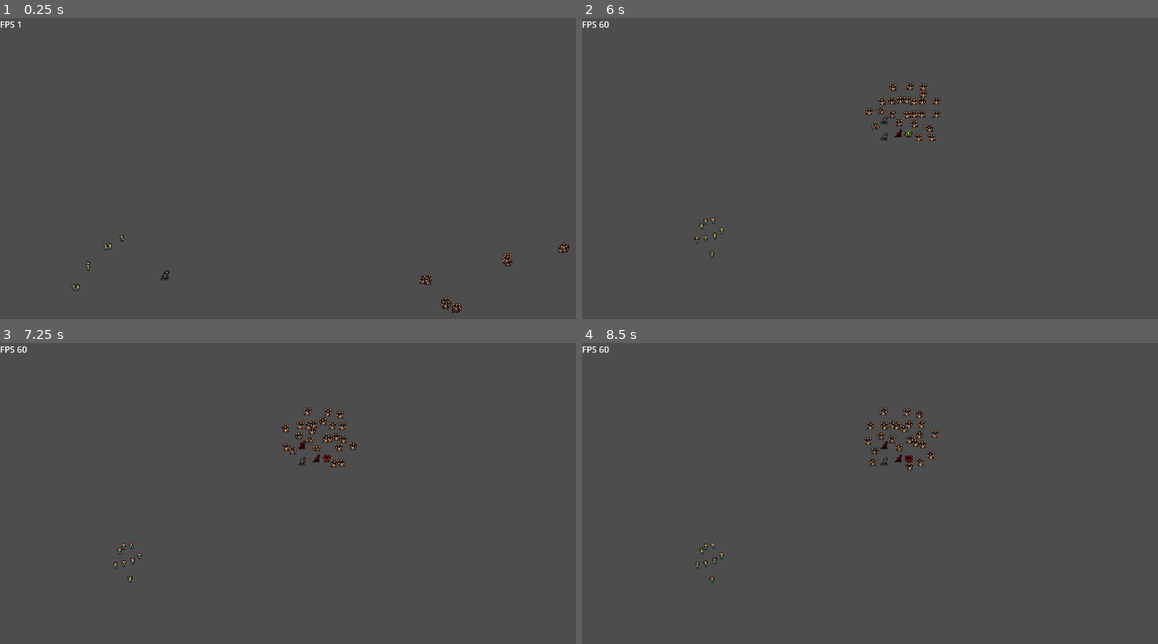
Above: before the commit, frames 1-4 (two rows, left to right).
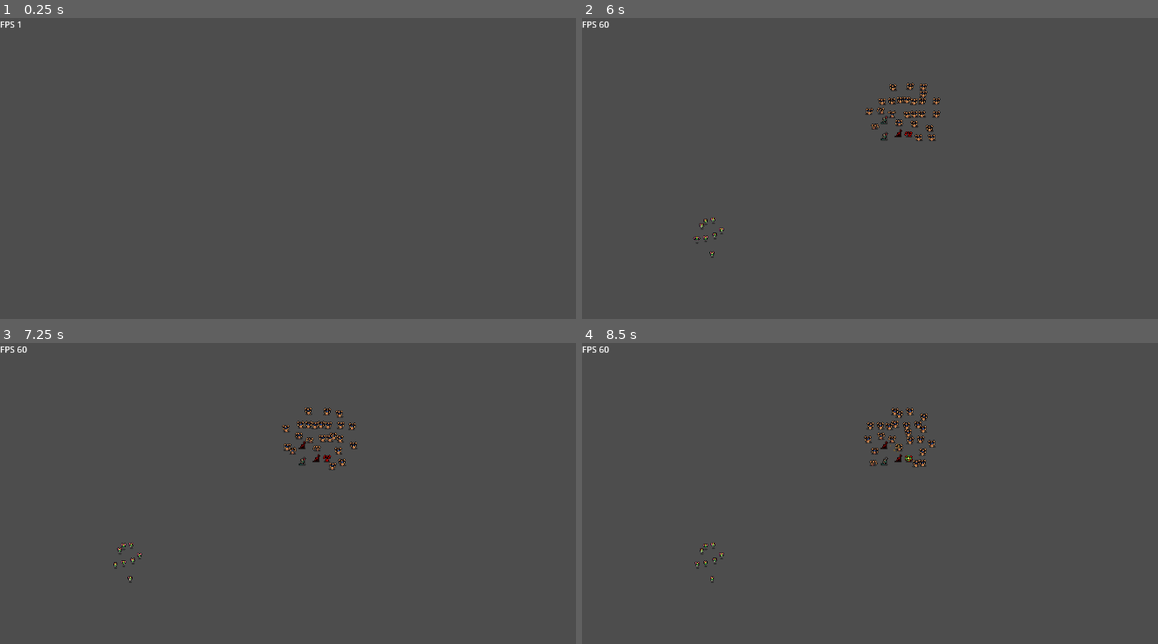
Above: after the commit, the same moments.

Repository: Snayff/nqp3
Game: Godot game, scene res://scenes/stages/combat/stage_combat.tscn
Two runs of this game, one before a commit and one after it. Both use one fixed random seed, a clock stepped at 60 frames per second and the inputs below.
Inputs:
- Up to frame 1 (0.25 s): no input
- Up to frame 2 (6 s): tap Enter at 0.5 s; hold D (move_right) 0.53-1.28 s; hold S (move_down) 1.28-2.03 s; hold D (move_right) 2.03-2.78 s; hold W (move_up) 2.78-3.53 s; hold A (move_left) 3.53-5.03 s; hold S (move_down) 5.03-5.78 s; hold D (move_right) from 5.78 s (still down)
- Up to frame 3 (7.25 s): release D (move_right) at 6.53 s; hold W (move_up) from 6.53 s (still down)
- Up to frame 4 (8.5 s): release W (move_up) at 7.28 s; hold D (move_right) 7.28-8.03 s; hold S (move_down) from 8.03 s (still down)

The runs differ from the first frame. In frame 1, 0.4% of the frame differs, in the area x 12-99%, y 72-98%; in frame 2, less than 0.1%; in frame 3, 0.6%; in frame 4, 0.8%, in the area x 22-62%, y 21-79%.

Commit message:
feature/state_machine (#38)
* added framework for state machine

* added uid to state machine, renamed build methods to create in factory

* cleaned up structure and added node names

* Finish refactor on Actor's StateMachine (#37)

* fix error messages on editor

* disable player actor temporarily

* move states logic from actor to respective states

* prevent health_depleted signal emitting multiple times

* fix runtime error about target_finder signal connection

---------

Co-authored-by: Daniel Queiroz Porto <danielvandalk@gmail.com>

Diff:
--- a/scenes/components/target_finder/target_finder.gd
+++ b/scenes/components/target_finder/target_finder.gd
@@ -42,4 +42,4 @@
 	# set timer to revert to previous visibility
 	if duration != 0:
 		visibility_timer.start(duration)
-		visibility_timer.timeout.connect(set_visibility, original_state)
+		visibility_timer.timeout.connect(set_visibility.bind(original_state), CONNECT_ONE_SHOT)
--- a/scenes/entities/actor/actor.gd
+++ b/scenes/entities/actor/actor.gd
@@ -47,6 +47,8 @@
 var actions : ActorActions
 ## active status effects
 var status_effects : ActorStatusEffects
+## state machine that controls current state
+var state_machine : StateMachine
 
 ######### FUNCTIONAL ATTRIBUTES ###############
 
@@ -140,120 +142,15 @@
 
 	actions.attacked.connect(_on_attack)
 
-	_cast_timer.timeout.connect(_on_cast_completed)
-
 	# link component signals
 	status_effects.stat_modifier_added.connect(stats.add_modifier)
 	status_effects.stat_modifier_removed.connect(stats.remove_modifier)
 
-	# connect to node signals
-	animated_sprite.animation_finished.connect(_on_animation_completed)
-	animated_sprite.animation_looped.connect(_on_animation_completed)
-
 ########## MAIN LOOP ##########
 
 func _physics_process(delta) -> void:
-
 	if is_in_group("alive"):
-		update_state()
-		process_current_state()
-
-########## STATE #############
-
-## update the current state
-func update_state() -> void:
-	# dont change state if dead
-	if _state == Constants.ActorState.DEAD:
-		return
-
-	## if we have no attack primed then get one
-	if attack_to_cast == null:
-		attack_to_cast = actions.get_random_attack()
-
-		# get new target
-		if attack_to_cast != null:
-			_attempt_target_refresh(attack_to_cast.target_type, attack_to_cast.target_preferences)
-		else:
-			_attempt_target_refresh()
-
-	# has no target, go idle
-	if _target == null:
-		if _state != Constants.ActorState.MOVING:
-			change_state(Constants.ActorState.IDLING)
-		return
-
-	# we have target, but do we have an attack
-	if attack_to_cast == null:
-		if _state != Constants.ActorState.MOVING:
-			change_state(Constants.ActorState.IDLING)
-		return
-
-	# we have target and attack so cast if in range, else move closer
-	_navigation_agent.target_position = _target.global_position
-	var in_attack_range : bool = _navigation_agent.distance_to_target() <= attack_to_cast.range
-	if in_attack_range and has_ready_attack:
-		# set target pos to current pos to stop moving
-		_navigation_agent.target_position = global_position
-
-		# if not yet attacking or casting, cast
-		if _state != Constants.ActorState.ATTACKING and _state != Constants.ActorState.CASTING:
-			change_state(Constants.ActorState.CASTING)  #  attack is triggered after cast
-
-	# has target but not in range, move towards target
-	elif not in_attack_range and has_ready_attack:
-		if _state != Constants.ActorState.MOVING:
-			change_state(Constants.ActorState.MOVING)
-
-	else:
-		change_state(Constants.ActorState.IDLING)
-
-
-## change to new state, trigger transition action
-## actions will trigger after animation
-func change_state(new_state: Constants.ActorState) -> void:
-	_previous_state = _state
-	_state = new_state
-
-	match _state:
-		Constants.ActorState.IDLING:
-			animated_sprite.play("idle")
-
-		Constants.ActorState.CASTING:
-			animated_sprite.play("cast")
-
-			# trigger cast timer
-			_cast_timer.start(attack_to_cast.cast_time)
-
-		Constants.ActorState.ATTACKING:
-			animated_sprite.play("attack")
-
-		Constants.ActorState.MOVING:
-			animated_sprite.play("walk")
-
-		Constants.ActorState.DEAD:
-			animated_sprite.play("death")
-
-	# print(debug_name + " currently playing " + animated_sprite.animation + " animation.")
-
-
-## process the current state, e.g. moving if in MOVING
-func process_current_state() -> void:
-	match _state:
-		Constants.ActorState.IDLING:
-			pass
-
-		Constants.ActorState.CASTING:
-			pass
-
-		Constants.ActorState.ATTACKING:
-			pass
-
-		Constants.ActorState.MOVING:
-			move_towards_target()
-			_refresh_facing()
-
-		Constants.ActorState.DEAD:
-			pass
+		state_machine.update_state()
 
 ######### ACTIONS ############
 
@@ -324,29 +221,6 @@
 
 ############ REACTIONS ###########
 
-## act out result of animations completion
-func _on_animation_completed() -> void:
-	match _state:
-		Constants.ActorState.IDLING:
-			# just keep idling
-			pass
-
-		Constants.ActorState.CASTING:
-			# casting will time out and move to next state
-			pass
-
-		Constants.ActorState.ATTACKING:
-			attack()
-
-		Constants.ActorState.MOVING:
-			# walking not dependant on anim completion
-			pass
-
-		Constants.ActorState.DEAD:
-			# FIXME: we're never hitting this. dont seem to ever enter death anim
-			die()
-
-
 ## on health <= 0; trigger death
 ##
 ## signal emitted by stats
@@ -354,7 +228,7 @@
 	# immediately remove targetable, dont wait for animation to finish
 	is_active = false
 	is_targetable = false
-	change_state(Constants.ActorState.DEAD)
+	state_machine.change_state(Constants.ActorState.DEAD)
 
 
 func _on_hit_received(attacker: Actor) -> void:
@@ -380,10 +254,6 @@
 	var exhaustion = Exhaustion.new(self)
 	status_effects.add_status_effect(exhaustion)
 
-
-# on _cast_timer reaching 0; transition to attack
-func _on_cast_completed() -> void:
-	change_state(Constants.ActorState.ATTACKING)
 
 ########### REFRESHES #############
 
@@ -432,7 +302,7 @@
 	if velocity.x < 0:
 		self._facing = Constants.Direction.LEFT
 		animated_sprite.flip_h = true
-	else:
+	elif velocity.x > 0:
 		self._facing = Constants.Direction.RIGHT
 		animated_sprite.flip_h = false
 
--- a/scenes/entities/actor/player_actor.gd
+++ b/scenes/entities/actor/player_actor.gd
@@ -3,51 +3,51 @@
 var _move_direction := Vector2.ZERO
 
 
-func actor_setup() -> void:
-	super()
-	change_state(Constants.ActorState.IDLING)
+#func actor_setup() -> void:
+#	super()
+#	change_state(Constants.ActorState.IDLING)
 
 ########## STATE #############
 
 ## update the current state
-func update_state() -> void:
-	# dont change state if dead
-	if _state == Constants.ActorState.DEAD:
-		return
-
-	if _state == Constants.ActorState.IDLING or _state == Constants.ActorState.MOVING:
-		_move_direction = Input.get_vector("move_left", "move_right", "move_up", "move_down")
-
-	if _move_direction != Vector2.ZERO and _state == Constants.ActorState.IDLING:
-		change_state(Constants.ActorState.MOVING)
-	elif velocity == Vector2.ZERO and _state == Constants.ActorState.MOVING:
-		change_state(Constants.ActorState.IDLING)
-
-
-## process the current state, e.g. moving if in MOVING
-func process_current_state() -> void:
-	match _state:
-		Constants.ActorState.IDLING:
-#			refresh_target()  # TODO: this will be too resource heavy. User timer to force refreshes.
-			pass
-
-		Constants.ActorState.CASTING:
-			pass
-
-		Constants.ActorState.ATTACKING:
-			pass
-
-		Constants.ActorState.MOVING:
-			_move()
-			_refresh_facing()
-
-		Constants.ActorState.DEAD:
-			pass
-
-
-func _move() -> void:
-	if _move_direction != Vector2.ZERO:
-		velocity = _move_direction * stats.move_speed
-	else:
-		velocity = velocity.move_toward(Vector2.ZERO, stats.move_speed)
-	move_and_slide()
+#func update_state() -> void:
+#	# dont change state if dead
+#	if _state == Constants.ActorState.DEAD:
+#		return
+#
+#	if _state == Constants.ActorState.IDLING or _state == Constants.ActorState.MOVING:
+#		_move_direction = Input.get_vector("move_left", "move_right", "move_up", "move_down")
+#
+#	if _move_direction != Vector2.ZERO and _state == Constants.ActorState.IDLING:
+#		change_state(Constants.ActorState.MOVING)
+#	elif velocity == Vector2.ZERO and _state == Constants.ActorState.MOVING:
+#		change_state(Constants.ActorState.IDLING)
+#
+#
+### process the current state, e.g. moving if in MOVING
+#func process_current_state() -> void:
+#	match _state:
+#		Constants.ActorState.IDLING:
+##			refresh_target()  # TODO: this will be too resource heavy. User timer to force refreshes.
+#			pass
+#
+#		Constants.ActorState.CASTING:
+#			pass
+#
+#		Constants.ActorState.ATTACKING:
+#			pass
+#
+#		Constants.ActorState.MOVING:
+#			_move()
+#			_refresh_facing()
+#
+#		Constants.ActorState.DEAD:
+#			pass
+#
+#
+#func _move() -> void:
+#	if _move_direction != Vector2.ZERO:
+#		velocity = _move_direction * stats.move_speed
+#	else:
+#		velocity = velocity.move_toward(Vector2.ZERO, stats.move_speed)
+#	move_and_slide()
--- a/scenes/entities/actor/player_actor.tscn
+++ b/scenes/entities/actor/player_actor.tscn
@@ -8,14 +8,8 @@
 radius = 4.0
 height = 12.0
 
-[sub_resource type="CircleShape2D" id="CircleShape2D_e8q71"]
-resource_local_to_scene = true
-
 [node name="PlayerActor" instance=ExtResource("1_qsh5s")]
 script = ExtResource("2_qbnkr")
 
 [node name="CollisionShape2D" parent="." index="0"]
 shape = SubResource("CapsuleShape2D_ysfrf")
-
-[node name="CollisionShape2D" parent="TargetFinder" index="0"]
-shape = SubResource("CircleShape2D_e8q71")
--- /dev/null
+++ b/script_templates/BaseState/state.gd
@@ -0,0 +1,24 @@
+extends BaseState
+
+# meta-name: State
+# meta-description: An Entity's state, processing their actions
+# meta-default: true
+
+## actions on entering state
+func enter_state() -> void:
+	pass
+
+
+
+func physics_process(delta: float) -> void:
+	pass
+
+
+## take action based on current state
+func update_state() -> void:
+	pass
+
+
+## actions on exiting state
+func exit_state() -> void:
+	pass
--- a/scripts/components/actor_stats.gd
+++ b/scripts/components/actor_stats.gd
@@ -41,11 +41,12 @@
 	set(value):
 		var previous_health := health
 		health = clamp(value, 0, max_health)
-		emit_signal("health_changed", previous_health, health)
+		if previous_health != health:
+			emit_signal("health_changed", previous_health, health)
 
-		# inform of death
-		if health == 0:
-			emit_signal("health_depleted")
+			# inform of death
+			if health == 0:
+				emit_signal("health_depleted")
 @export var max_stamina : int
 @export var stamina : int:
 	set(value):
--- /dev/null
+++ b/scripts/components/state_machine.gd
@@ -0,0 +1,44 @@
+class_name StateMachine extends Node
+## the state machine that controls what state the assigned entity is in
+
+signal changed_state(new_state: Constants.ActorState, old_state: Constants.ActorState)
+
+var uid : int
+var current_state : BaseState:  ## can return null if no current state
+	get:
+		if _current_state_name in _states:
+			return _states[_current_state_name]
+		return null
+	set(_value):
+		push_error("Tried to set current state manually. Not allowed.")
+var _current_state_name := Constants.ActorState.IDLING
+var _states : Dictionary = {}   ## {Constants.ActorState, BaseState}
+
+
+func _init(actor: Actor, states: Array[Constants.ActorState]) -> void:
+	uid = Utility.generate_id()
+
+	for state_name in states:
+		var _state = Factory.add_state(actor, state_name)
+		add_child(_state)
+		_states[state_name] = _state
+
+	if not _current_state_name in states:
+		_current_state_name = states[0]
+
+func change_state(state_name: Constants.ActorState) -> void:
+	if state_name in _states:
+		current_state.exit_state()
+
+		changed_state.emit(_current_state_name, state_name)
+
+		_current_state_name = state_name
+		current_state.enter_state()
+
+
+func _physics_process(delta: float) -> void:
+	current_state.physics_process(delta)
+
+
+func update_state() -> void:
+	current_state.update_state()
--- a/scripts/globals/constants.gd
+++ b/scripts/globals/constants.gd
@@ -103,8 +103,9 @@
 ############# PATHS ##############
 
 const PATH_ENTITIES : String = "res://scenes/entities/"
-const PATH_COMMANDER := "res://scenes/entities/commander/commander.gd"
+const PATH_COMMANDER : String = "res://scenes/entities/commander/commander.gd"
 const PATH_COMPONENTS : String = "res://scenes/components/"
+const PATH_STATES : String = "res://scripts/states/"
 const PATH_VISUAL_EFFECTS : String = "res://scenes/visual_effects/"
 const PATH_ATTACKS : String = "res://scripts/actions/attacks/"  ## the path attack scripts are stored in
 const PATH_REACTIONS : String = "res://scripts/actions/reactions/"  ## the path reaction scripts are stored in
--- a/scripts/globals/factory.gd
+++ b/scripts/globals/factory.gd
@@ -1,5 +1,7 @@
 extends Node
 ## A factory for object creation.
+##
+## "create" scripts build an object and return it. "add" scripts add the object to the specified object, i.e. handles add_child etc.
 
 ############ SCENES #########
 
@@ -53,15 +55,19 @@
 	instance.ai.set_name("AI")
 	instance.add_child(instance.ai)
 
-	instance.stats = _build_actor_stats(unit_data)
+	instance.stats = _create_actor_stats(unit_data)
 	instance.stats.set_name("Stats")
 	instance.add_child(instance.stats)
 
-	instance.animated_sprite.sprite_frames = _build_actor_sprite_frame(name_)
-
-	instance.status_effects = _build_actor_status_effects()
+	instance.animated_sprite.sprite_frames = _create_actor_sprite_frame(name_)
+
+	instance.status_effects = _create_actor_status_effects()
 	instance.status_effects.set_name("StatusEffects")
 	instance.add_child(instance.status_effects)
+
+	instance.state_machine = _create_actor_state_machine(instance)
+	instance.state_machine.set_name("StateMachine")
+	instance.add_child(instance.state_machine)
 
 	instance = _add_actor_actions(instance, unit_data)
 
@@ -94,9 +100,9 @@
 
 	instance.uid = Utility.generate_id()
 	instance.ai = ActorAI.new(instance)
-	instance.stats = _build_actor_stats(unit_data)
-	instance.animated_sprite.sprite_frames = _build_actor_sprite_frame(name_)
-	instance.status_effects = _build_actor_status_effects()
+	instance.stats = _create_actor_stats(unit_data)
+	instance.animated_sprite.sprite_frames = _create_actor_sprite_frame(name_)
+	instance.status_effects = _create_actor_status_effects()
 	instance = _add_actor_actions(instance, unit_data)
 	instance._cast_timer = _add_cast_timer(instance)
 
@@ -116,7 +122,7 @@
 	return instance
 
 
-func _build_actor_stats(unit_data: Dictionary) -> ActorStats:
+func _create_actor_stats(unit_data: Dictionary) -> ActorStats:
 	var stats = ActorStats.new()
 
 	stats.max_health = unit_data["max_health"]
@@ -142,7 +148,7 @@
 	return stats
 
 
-func _build_actor_sprite_frame(unit_name: String) -> SpriteFrames:
+func _create_actor_sprite_frame(unit_name: String) -> SpriteFrames:
 	var anim_names : Array = Constants.ActorAnimationType.keys()
 	var sprite_frames : SpriteFrames = SpriteFrames.new()
 
@@ -153,7 +159,7 @@
 	return sprite_frames
 
 
-func _build_actor_status_effects() -> ActorStatusEffects:
+func _create_actor_status_effects() -> ActorStatusEffects:
 	var status_effects = ActorStatusEffects.new()
 	return status_effects
 
@@ -201,6 +207,7 @@
 
 	return instance
 
+
 func _add_cast_timer(instance: Actor) -> Timer:
 	# create timer to track cast time
 	var cast_timer = Timer.new()
@@ -208,6 +215,20 @@
 	instance.add_child(cast_timer, true)
 	cast_timer.set_one_shot(true)
 	return cast_timer
+
+
+func _create_actor_state_machine(actor: Actor) -> StateMachine:
+	var states : Array[Constants.ActorState] = [
+		Constants.ActorState.IDLING,
+		Constants.ActorState.CASTING,
+		Constants.ActorState.ATTACKING,
+		Constants.ActorState.MOVING,
+		Constants.ActorState.DEAD,
+	]
+
+	var state_machine : StateMachine = StateMachine.new(actor, states)
+
+	return state_machine
 
 ############ PROJECTILES ################
 
@@ -309,7 +330,7 @@
 	return sparkles
 
 
-func create_simple_animation(animation_name) -> SimpleAnimation:
+func create_simple_animation(animation_name: String) -> SimpleAnimation:
 	var animated_sprite : SimpleAnimation = _VisualSimple.instantiate()
 	var sprite_frames : SpriteFrames = SpriteFrames.new()
 
@@ -336,3 +357,14 @@
 
 	#remove_child(target_finder)  # unparent so that it can be added to caller as required
 	return target_finder
+
+
+func add_state(creator: Actor, state: Constants.ActorState) -> BaseState:
+	# assumes constant name matches state scripts name
+	var state_name : String = Constants.ActorState.keys()[state]
+	var path : String = Constants.PATH_STATES\
+			.path_join("actor")\
+			.path_join("%s.gd"%[state_name.to_lower()])
+	var state_: BaseState = load(path).new(creator)
+	state_.set_name(state_name.to_pascal_case())
+	return state_
--- a/scripts/globals/utility.gd
+++ b/scripts/globals/utility.gd
@@ -57,7 +57,7 @@
 	return path
 
 
-########## ACTOR quries #################
+########## ACTOR QUERIES #################
 
 ## get the relevant group based on target type
 ##
--- /dev/null
+++ b/scripts/states/actor/attacking.gd
@@ -0,0 +1,34 @@
+extends BaseState
+
+
+## actions on entering state
+func enter_state() -> void:
+	if _creator._target == null:
+		_creator.state_machine.change_state(Constants.ActorState.IDLING)
+		return
+
+	_creator.animated_sprite.animation_looped.connect(_on_animated_sprite_animation_looped)
+	_creator.animated_sprite.play("attack")
+
+func physics_process(delta: float) -> void:
+	pass
+
+
+## take action based on current state
+func update_state() -> void:
+	if _creator._target == null:
+		_creator.state_machine.change_state(Constants.ActorState.IDLING)
+
+
+## actions on exiting state
+func exit_state() -> void:
+	_creator.animated_sprite.animation_looped.disconnect(_on_animated_sprite_animation_looped)
+
+
+func _on_animated_sprite_animation_looped() -> void:
+	if _creator._target == null:
+		_creator.state_machine.change_state(Constants.ActorState.IDLING)
+		return
+
+	_creator.attack()
+	_creator.state_machine.change_state(Constants.ActorState.IDLING)
--- /dev/null
+++ b/scripts/states/actor/casting.gd
@@ -0,0 +1,30 @@
+extends BaseState
+
+
+## actions on entering state
+func enter_state() -> void:
+	_creator.animated_sprite.play("cast")
+	_creator._cast_timer.start(_creator.attack_to_cast.cast_time)
+	_creator._cast_timer.timeout.connect(_on_cast_timer_timeout)
+
+
+func physics_process(delta: float) -> void:
+	pass
+
+
+## take action based on current state
+func update_state() -> void:
+	if _creator._target == null:
+		_creator.state_machine.change_state(Constants.ActorState.IDLING)
+
+
+## actions on exiting state
+func exit_state() -> void:
+	_creator._cast_timer.timeout.disconnect(_on_cast_timer_timeout)
+
+
+func _on_cast_timer_timeout() -> void:
+	if _creator._target != null and _creator.has_ready_attack:
+		_creator.state_machine.change_state(Constants.ActorState.ATTACKING)
+	else:
+		_creator.state_machine.change_state(Constants.ActorState.IDLING)
--- /dev/null
+++ b/scripts/states/actor/dead.gd
@@ -0,0 +1,28 @@
+extends BaseState
+
+
+## actions on entering state
+func enter_state() -> void:
+	if not _creator.animated_sprite.animation_looped.is_connected(
+			_on_animated_sprite_animation_looped
+	):
+		_creator.animated_sprite.animation_looped.connect(_on_animated_sprite_animation_looped)
+	_creator.animated_sprite.play("death")
+
+
+func physics_process(delta: float) -> void:
+	pass
+
+
+## take action based on current state
+func update_state() -> void:
+	pass
+
+
+## actions on exiting state
+func exit_state() -> void:
+	pass
+
+
+func _on_animated_sprite_animation_looped() -> void:
+	_creator.die()
--- /dev/null
+++ b/scripts/states/actor/idling.gd
@@ -0,0 +1,48 @@
+extends BaseState
+
+
+
+## actions on entering state
+func enter_state() -> void:
+	_creator.animated_sprite.play("idle")
+
+
+
+func physics_process(delta: float) -> void:
+	pass
+
+
+## take action based on current state
+func update_state() -> void:
+	if _creator.attack_to_cast == null:
+		_creator.attack_to_cast = _creator.actions.get_random_attack()
+
+		# get new target
+		if _creator.attack_to_cast != null:
+			_creator._attempt_target_refresh(
+					_creator.attack_to_cast.target_type,
+					_creator.attack_to_cast.target_preferences
+			)
+		else:
+			_creator._attempt_target_refresh()
+
+	# has no target, go idle
+	if _creator._target == null or _creator.attack_to_cast == null:
+		return
+
+	_creator._navigation_agent.target_position = _creator._target.global_position
+	var in_attack_range : bool = \
+			_creator._navigation_agent.distance_to_target() <= _creator.attack_to_cast.range
+
+	# we have target and attack so cast if in range, else move closer
+	if in_attack_range and _creator.has_ready_attack:
+		# set target pos to current pos to stop moving
+		_creator._navigation_agent.target_position = _creator.global_position
+		_creator.state_machine.change_state(Constants.ActorState.CASTING)
+	elif not in_attack_range and _creator.has_ready_attack:
+		_creator.state_machine.change_state(Constants.ActorState.MOVING)
+
+
+## actions on exiting state
+func exit_state() -> void:
+	pass
--- /dev/null
+++ b/scripts/states/actor/moving.gd
@@ -0,0 +1,32 @@
+extends BaseState
+
+
+## actions on entering state
+func enter_state() -> void:
+	_creator.animated_sprite.play("walk")
+
+
+
+func physics_process(delta: float) -> void:
+	_creator.move_towards_target()
+	_creator._refresh_facing()
+
+
+## take action based on current state
+func update_state() -> void:
+	if _creator._target == null or _creator.attack_to_cast == null:
+		_creator.state_machine.change_state(Constants.ActorState.IDLING)
+		return
+
+	_creator._navigation_agent.target_position = _creator._target.global_position
+	var in_attack_range : bool = \
+			_creator._navigation_agent.distance_to_target() <= _creator.attack_to_cast.range
+	if in_attack_range and _creator.has_ready_attack:
+		# set target pos to current pos to stop moving
+		_creator._navigation_agent.target_position = _creator.global_position
+		_creator.state_machine.change_state(Constants.ActorState.CASTING)
+
+
+## actions on exiting state
+func exit_state() -> void:
+	pass
--- /dev/null
+++ b/scripts/states/base_state.gd
@@ -0,0 +1,32 @@
+class_name BaseState extends Node
+## base class for an entities state
+
+var _creator : Actor
+
+
+func _init(creator: Actor) -> void:
+	_creator = creator
+
+
+## actions on entering state
+## @tag virtual function
+func enter_state() -> void:
+	pass
+
+
+
+## @tag virtual function
+func physics_process(delta: float) -> void:
+	pass
+
+
+## take action based on current state
+## @tag virtual function
+func update_state() -> void:
+	pass
+
+
+## actions on exiting state
+## @tag virtual function
+func exit_state() -> void:
+	pass
Not shown: 1 places in scenes/entities/actor/player_actor.tscn that only renumber resources
